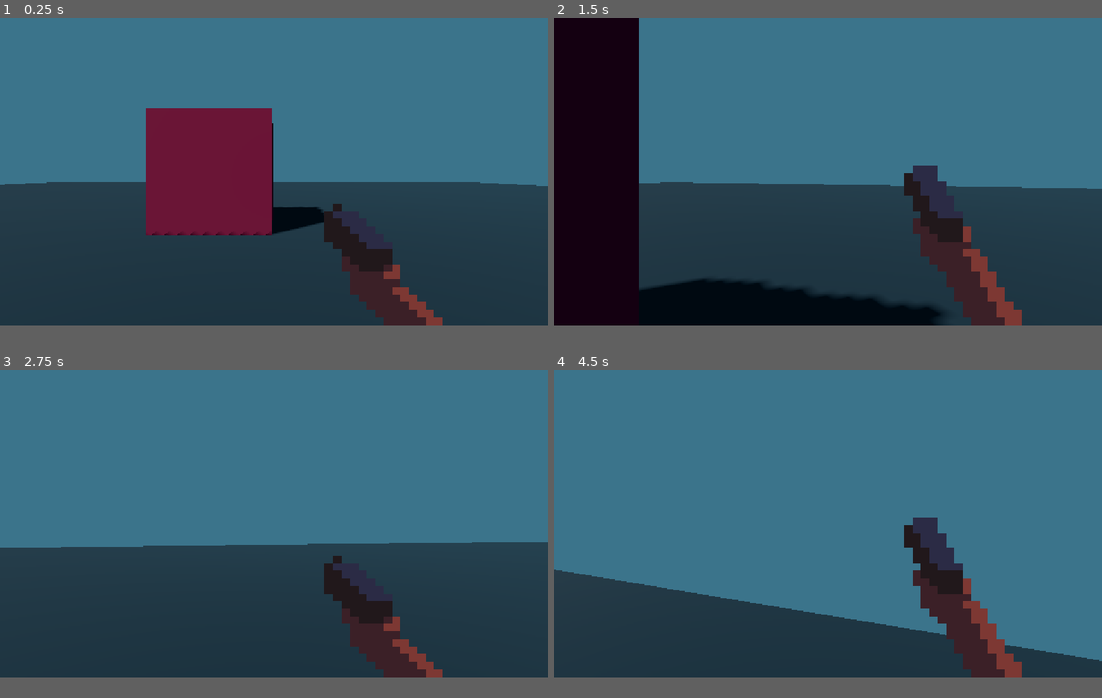
Above: before the commit, frames 1-4 (two rows, left to right).
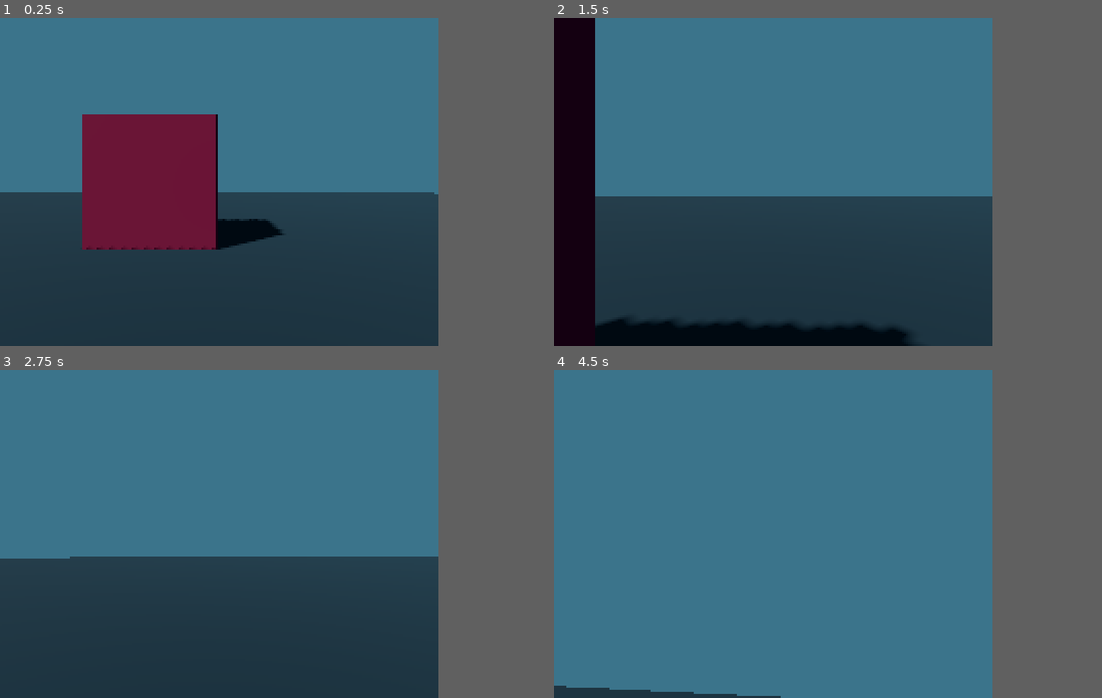
Above: after the commit, the same moments.

Repository: seanoneillcode/pshooter
Game: Godot game, scene res://world.tscn
Same seed, same stepped clock (60 frames per second), same inputs: the game is played once before the commit and once after it.
Inputs (mouse positions are in pixels of both pictures, inside the frame that each line leads up to):
- Up to frame 1 (0.25 s): no input
- Up to frame 2 (1.5 s): tap Enter at 0.5 s; move the mouse to (855, 168) at 0.52 s; hold W (move_forward) from 0.53 s (still down); click (855, 168) at 0.6 s; move the mouse to (800, 172) at 1.27 s; click (800, 172) at 1.35 s
- Up to frame 3 (2.75 s): keep holding W (move_forward); tap Space at 2 s; move the mouse to (284, 517) at 2.02 s; click (284, 517) at 2.1 s
- Up to frame 4 (4.5 s): keep holding W (move_forward); move the mouse to (822, 527) at 2.77 s; click (822, 527) at 2.85 s; move the mouse to (866, 527) at 3.52 s; click (866, 527) at 3.6 s; move the mouse to (784, 520) at 4.27 s; click (784, 520) at 4.35 s
The window is 800x450 before the commit and 640x480 after it. Grey fills any space a smaller window leaves; there, only what the larger window draws over its background counts as a difference.

The runs differ from the first frame. In frame 1, 23% of the frame differs, in the area x 0-100%, y 27-94%; in frame 2, 28%, in the area x 7-100%, y 0-100%; in frame 3, 14%; in frame 4, 23%.

Commit message:
fix window scale

Diff:
--- a/project.godot
+++ b/project.godot
@@ -17,8 +17,11 @@
 
 [display]
 
-window/stretch/mode="canvas_items"
-window/stretch/aspect="expand"
+window/size/viewport_width=640
+window/size/viewport_height=480
+window/size/mode=2
+window/stretch/mode="viewport"
+window/stretch/scale=3.0
 
 [input]
 
@@ -64,6 +67,7 @@
 
 [rendering]
 
+textures/canvas_textures/default_texture_filter=0
 rendering_device/driver.windows="d3d12"
 renderer/rendering_method="gl_compatibility"
 renderer/rendering_method.mobile="gl_compatibility"
